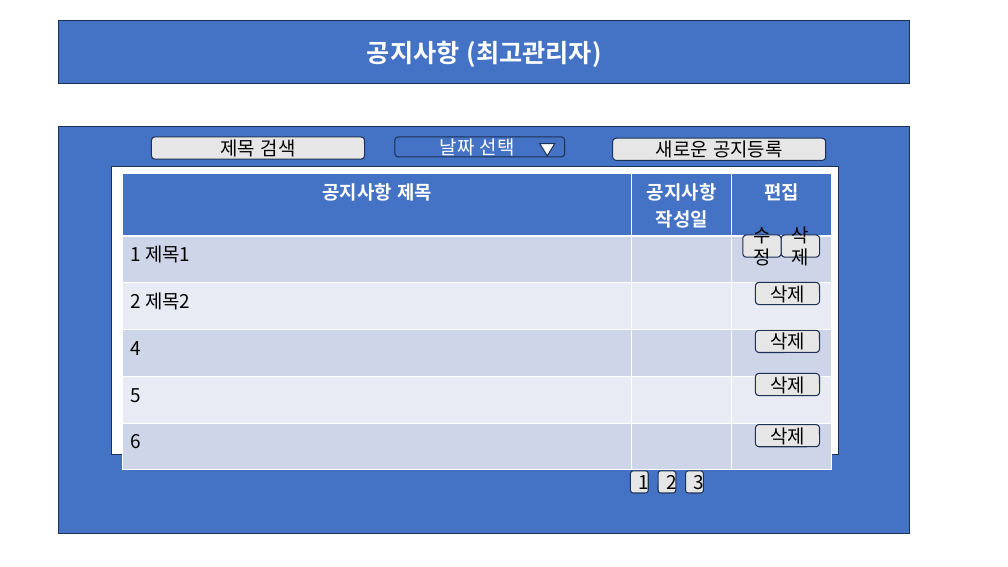
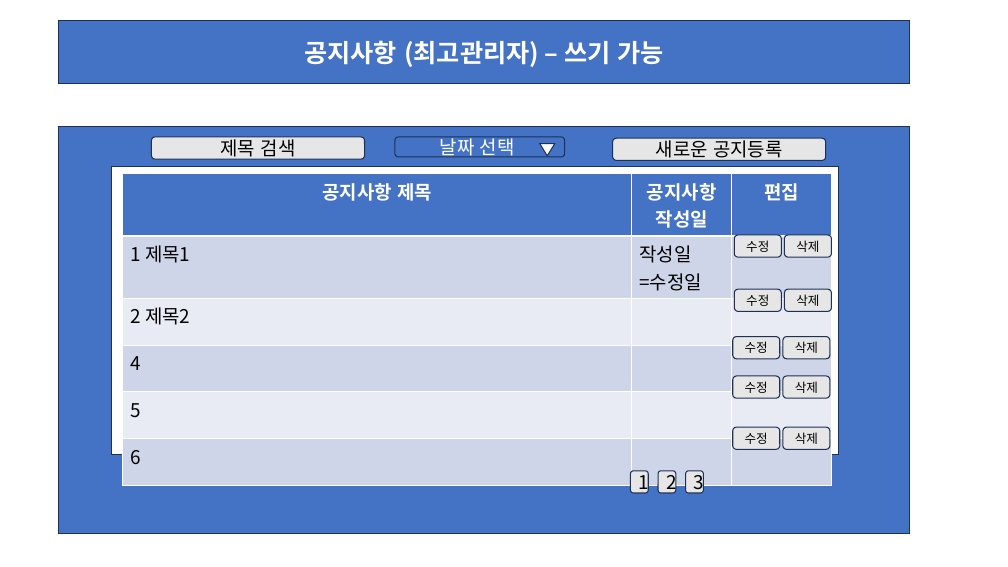
Before and after one commit to wari-wari/MainProject_1, a slide deck: slide 4 of 메인프로젝트 화면 레이아웃 초안.pptx. Drawn at 1008x567 pixels with LibreOffice and Linux fonts; fonts in the diff are those of the drawing. Boxes give left, top, right and bottom in pixels: in the first picture for what was removed or moved away, otherwise in the second. Text is boxed around its words. In the diff, an @@ line names an element or a change of style, - is before the commit and + after.

```diff
--- a/메인프로젝트 화면 레이아웃 초안.pptx
+++ b/메인프로젝트 화면 레이아웃 초안.pptx
@@ text in rectangle at (x1=304, y1=40, x2=664, y2=67): text changed @@
-공지사항 (최고관리자)
+공지사항 (최고관리자) – 쓰기 가능
@@ table at (x1=123, y1=174, x2=831, y2=469) @@
-row 2, column 2: 
+row 2, column 2: 작성일 / =수정일
@@ rounded rectangle "수정" resized from (x1=743, y1=235, x2=782, y2=257) to (x1=734, y1=235, x2=781, y2=257) @@
@@ rounded rectangle "삭제" resized from (x1=781, y1=235, x2=820, y2=257) to (x1=785, y1=235, x2=832, y2=257) @@
@@ rounded rectangle added at (x1=734, y1=290, x2=781, y2=312), fill #E7E6E6, outline #1E3256 1 pt, 12 pt, text #000000 @@
+수정
@@ size 18 to 12 pt in 6 elements at (x1=734, y1=235, x2=781, y2=257), (x1=785, y1=235, x2=832, y2=257), (x1=783, y1=376, x2=830, y2=398), (x1=783, y1=427, x2=830, y2=449), (x1=783, y1=337, x2=830, y2=358), (x1=785, y1=290, x2=832, y2=312) @@
@@ rounded rectangle "삭제" resized from (x1=755, y1=283, x2=820, y2=305) to (x1=785, y1=290, x2=832, y2=312) @@
@@ text in rectangle at (x1=476, y1=329, x2=493, y2=330): text removed @@
-ㅍ
@@ rounded rectangle added at (x1=733, y1=337, x2=780, y2=358), fill #E7E6E6, outline #1E3256 1 pt, 12 pt, text #000000 @@
+수정
@@ rounded rectangle "삭제" resized from (x1=755, y1=330, x2=820, y2=352) to (x1=783, y1=337, x2=830, y2=358) @@
@@ rounded rectangle added at (x1=733, y1=376, x2=780, y2=398), fill #E7E6E6, outline #1E3256 1 pt, 12 pt, text #000000 @@
+수정
@@ rounded rectangle "삭제" resized from (x1=755, y1=374, x2=820, y2=395) to (x1=783, y1=376, x2=830, y2=398) @@
@@ rounded rectangle added at (x1=733, y1=427, x2=780, y2=449), fill #E7E6E6, outline #1E3256 1 pt, 12 pt, text #000000 @@
+수정
@@ rounded rectangle "삭제" resized from (x1=755, y1=425, x2=820, y2=447) to (x1=783, y1=427, x2=830, y2=449) @@
```
Also in this commit, not shown: 23 other slides changed, 1 slide added, 1 other file.
